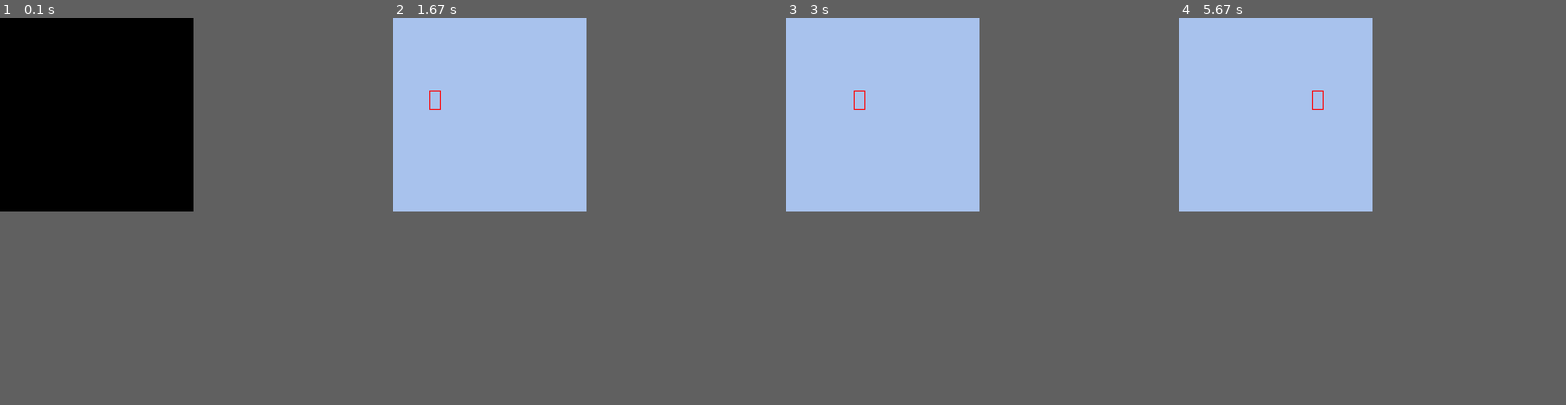
Above: before the commit, frames 1-4 (left to right).
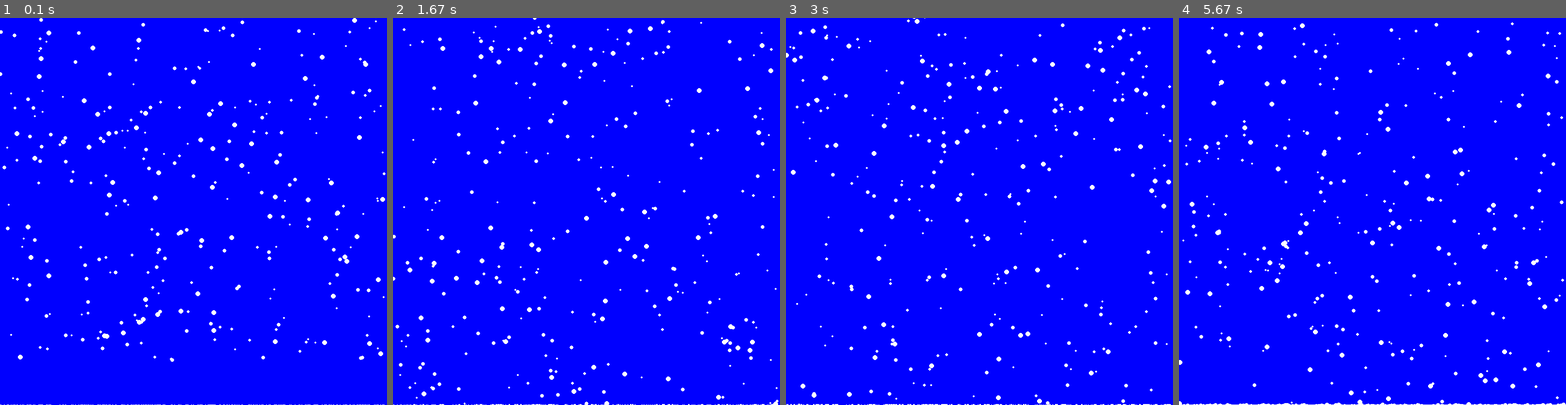
Above: after the commit, the same moments.

Repository: ORFMark/CS118
Game: pygame game, started from InClassPY/IntroToPygame/Snow.py
The game is run twice, just before and just after one commit, with the same random seed, the same clock (stepped at 60 frames per second) and the same inputs.
Inputs:
- Up to frame 1 (0.1 s): no input
- Up to frame 2 (1.67 s): no input
- Up to frame 3 (3 s): no input
- Up to frame 4 (5.67 s): no input
In our replay, the window is 400x400 before the commit and 800x800 after it. These sizes can differ from the game's own. Grey fills any space a smaller window leaves; there, only what the larger window draws over its background counts as a difference.

The runs differ from the first frame. In frame 1, 26% of the frame differs, in the area x 0-100%, y 0-100%; in frame 2, 26%; in frame 3, 26%; in frame 4, 27%.

Commit message:
Assignment 7, updates to drawing, and creation of a snow program

Diff:
--- a/InClassPY/IntroToPygame/Snow.py
+++ b/InClassPY/IntroToPygame/Snow.py
@@ -1,32 +1,51 @@
+##Hey Ashish, Everything Runs
 import pygame
 import math
-import time
-pygame.init() ##starts pygame
+import random
+pygame.init()
 black=[0,0,0] ##colors
 red=[255,0,0]
 green=[0,255,0]
 blue=[0,0,255]
-sky=[168,194,237]
 white=[255,255,255]
-font=pygame.font.Font(None,25) ## Intitalzised the font for the file
-pi=math.pi ##pi for drawing arcs
+yellow=[255,255,0]
+purple=[255,0,255]
+pi=math.pi
+size=[800,800]
+pos_list=[]
+vectorList=[]
+sizeList=[]
+countList=[]
+count=0
+for i in range (0,300):
+    x=random.randint(1,800)
+    y=random.randint(0,700)
+    pos_list.append([x,y])
+    countList.append([x,0])
+screen=pygame.display.set_mode(size)
+screen.fill(purple)
+pygame.display.set_caption("Snow")
+for i in range (0,len(pos_list)):
+   vectorList.append(random.randint(3,10))
+   sizeList.append(random.randint(2,5))
+clock=pygame.time.Clock()
 
-size=[400,400] ##screen size for pygame drawing
-
-screen=pygame.display.set_mode(size) ##creates the screen
-
-pygame.display.set_caption("My First Pygame Program")##displays text on the screen
-rect_x=0
 done=False
-clock=pygame.time.Clock()
-while done==False: ##Run loop of eventchecks
-    clock.tick(10)
-    ##Drawing happens here----------
-    screen.fill(sky) #Turns screen White
-    pygame.draw.rect(screen,red,[rect_x,150,24,40],2)
-    rect_x+=5
+while done==False:
+    clock.tick(30)
+    screen.fill(blue)
+    for i in range (len(pos_list)):
+        if pos_list[i][1]>800:
+            countList[i][1]=countList[i][1]+(sizeList[i]/2)
+            count=count+.004
+            pos_list[i][1]=random.randint(-20,-10)
+            sizeList[i]=random.randint(2,5)
+            vectorList[i]=random.randint(3,10)
+        pygame.draw.circle(screen,white,pos_list[i],sizeList[i])
+        pos_list[i][1]=pos_list[i][1]+vectorList[i]
+        pygame.draw.rect(screen,white,[0,800-int(count),800,int(count)])
+        pygame.draw.ellipse(screen,white,[countList[i][0],int(800-int(countList[i][1])),(int(countList[i][1]*1.75)),int(countList[i][1])])
     pygame.display.flip()
-    ##Drawing Ends here------------
     for event in pygame.event.get(): ##checks the giant list of events
         if event.type==pygame.QUIT: ##handles quit event
             done=True
--- a/InClassPY/IntroToPygame/pyGameDrawingExample.py
+++ b/InClassPY/IntroToPygame/pyGameDrawingExample.py
@@ -29,8 +29,7 @@
         y_offset+=10
     text=font.render("My Text", True,black) ##sets up the text, redraw, and the color
     screen.blit(text,[150,150])##Writes the text
-    rect1=pygame.draw.rect(screen,red,[250,250,20,40],2)#Draws a rectangle
-    print(rect1.getX())
+    pygame.draw.rect(screen,red,[250,250,20,40],2)#Draws a rectangle
     pygame.draw.ellipse(screen,blue,[150,150,40,20],3) ##Draws an ellipse
     pygame.draw.arc(screen,green,[300,300,30,30],0,pi/2,3) ## draws and arck
     pygame.draw.arc(screen,blue,[300,300,30,30],pi/2,pi,3)
--- /dev/null
+++ b/Misc Practice/10List.py
@@ -0,0 +1,28 @@
+global p
+global s
+p=0
+tenList=[]
+boo=False
+while p<10**100:
+    s=(1**p)+(2**p)+(3**p)+(4**p)
+    t=list(str(s))
+    if int(t[0])==1:
+        t.pop(0)
+        for i in t:
+            i=int(i)
+            if i != 0:
+                boo=False
+                p+=1
+                break
+            else:
+                boo=True
+    else:
+        boo=False
+        p+=1
+        continue
+    if boo==True:
+            print("the first four ",p,"returns a power of 10")
+            tenList.append(p)
+    p+=1
+    boo=False
+    print(p)
